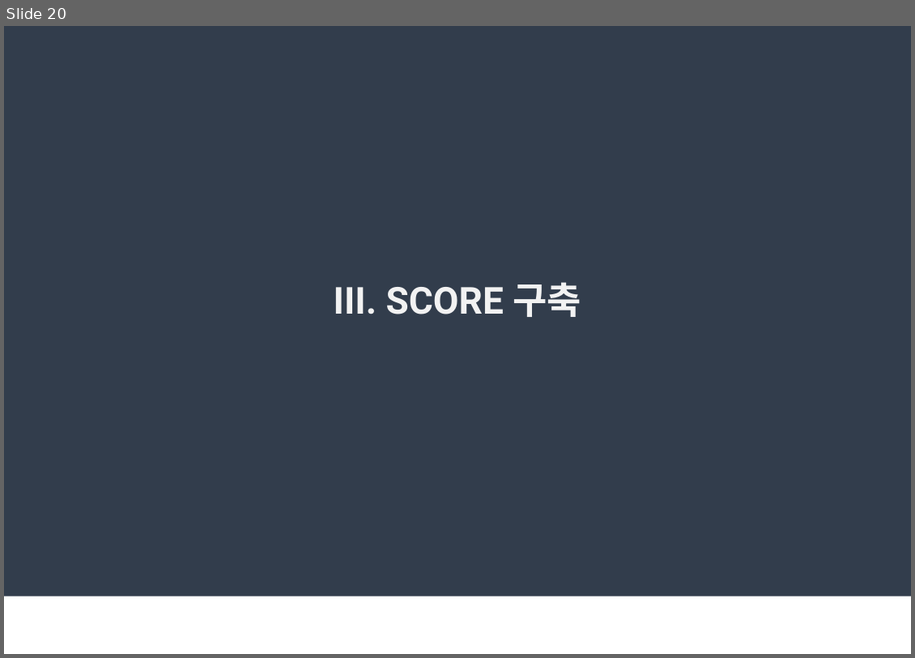
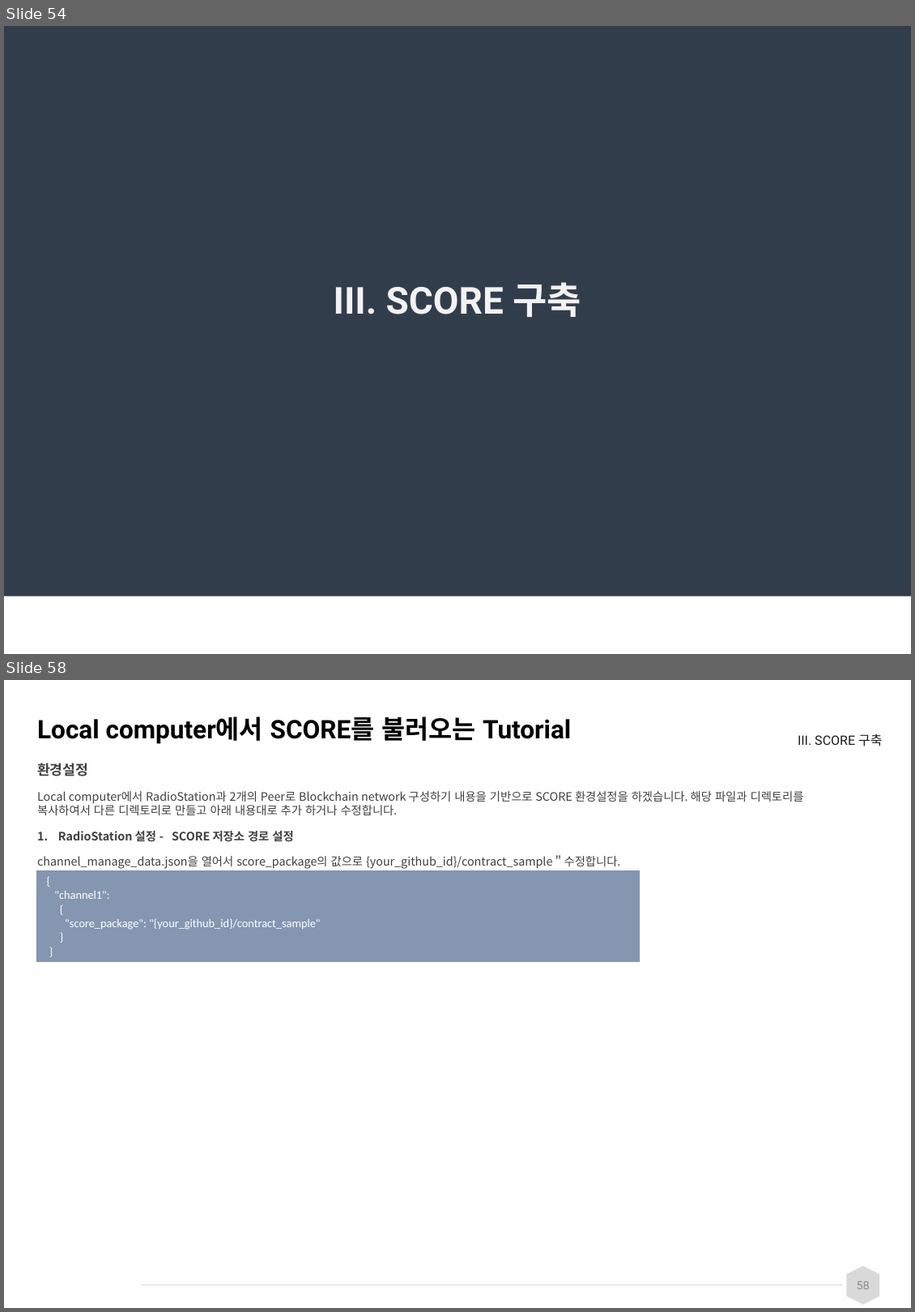
Before and after one commit to spritofwind/loopchain-docs, a slide deck: loopchain_교육_20180322_v0.1.pptx. Shown one above the other, each under a label of ours: slide 20 before the commit, slides 54 and 58 after it; the slides between them are not shown. The pictures are 915x658 and 915x1312 pixels, drawn with LibreOffice and Linux fonts; fonts in the diff are those of the drawing; background and template pictures are left out. Boxes give left, top, right and bottom in pixels: in the first picture for what was removed or moved away, otherwise in the second. Text is boxed around its words. In the diff, an @@ line names an element or a change of style, - is before the commit and + after.

```diff
--- a/loopchain_교육_20180322_v0.1.pptx
+++ b/loopchain_교육_20180322_v0.1.pptx
@@ slide 58 added at (4,680,911,1308), background #FFFFFF @@
@@ title added at (37,716,571,744), 22 pt, text #000000, bold @@
+Local computer에서 SCORE를 불러오는 Tutorial
@@ text added at (798,733,882,746), 11.1 pt, text #1A1A1A @@
+III. SCORE 구축
@@ text added at (37,763,804,869), 10 pt, text #404040 @@
+환경설정
+Local computer에서 RadioStation과 2개의 Peer로 Blockchain network 구성하기 내용을 기반으로 SCORE 환경설정을 하겠습니다. 해당 파일과 디렉토리를 복사하여서 다른 디렉토리로 만들고 아래 내용대로 추가 하거나 수정합니다.
+1. RadioStation 설정 - SCORE 저장소 경로 설정
+channel_manage_data.json을 열어서 score_package의 값으로 {your_github_id}/contract_sample＂수정합니다.
@@ table added at (36,870,641,963), 1 rows, 1 columns @@
+{ / "channel1": / { / "score_package": "{your_github_id}/contract_sample" / } / }
@@ line added from (142, 1286) to (843, 1286), #D9D9D9 0.5 pt @@
@@ hexagon added at (846,1266,880,1305), fill #D9D9D9 @@
@@ page number added at (857,1281,870,1289), 10 pt, text #8C8C8C @@
+58
@@ what was slide 20 is now slide 54 @@
```
Also in this commit, not shown: 12 slides changed, 55 other slides added, 7 other files.
